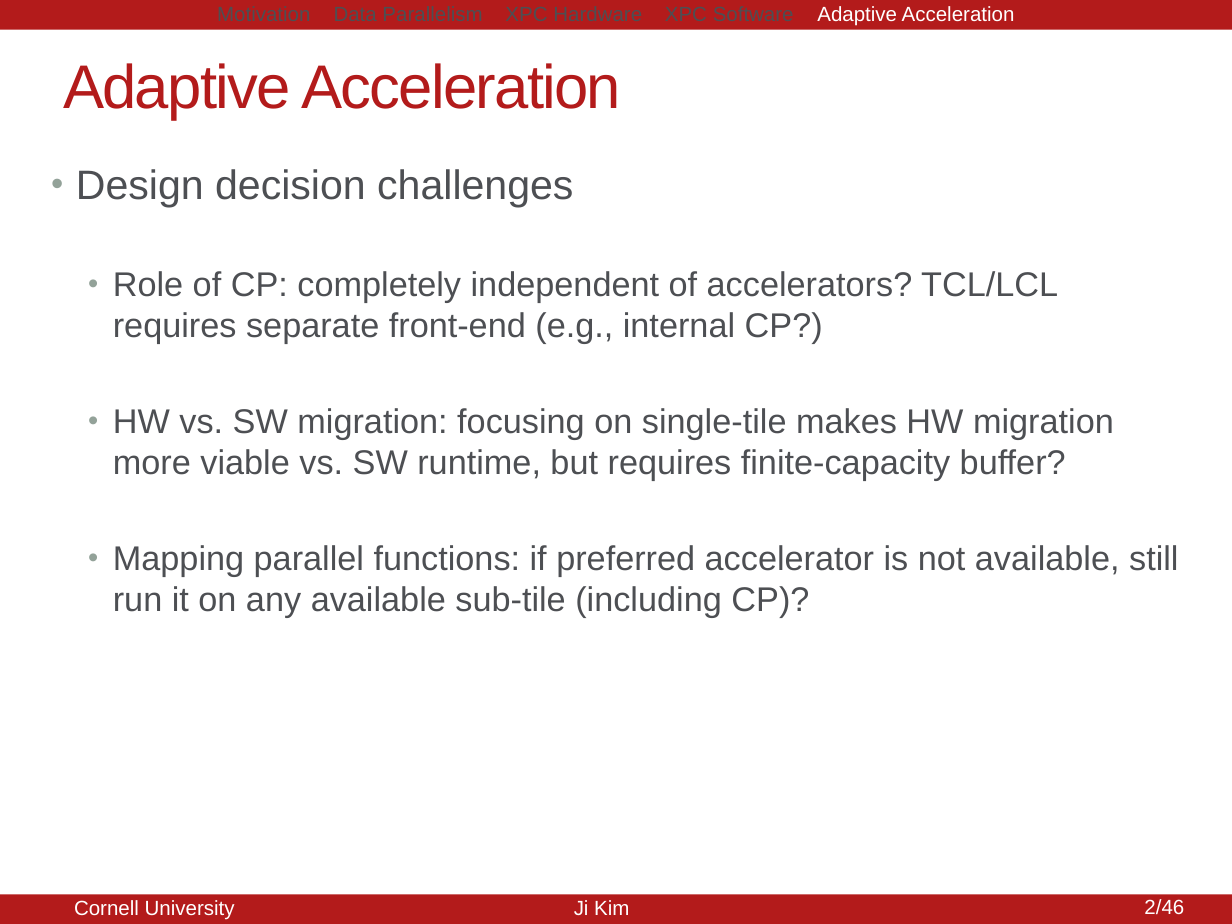
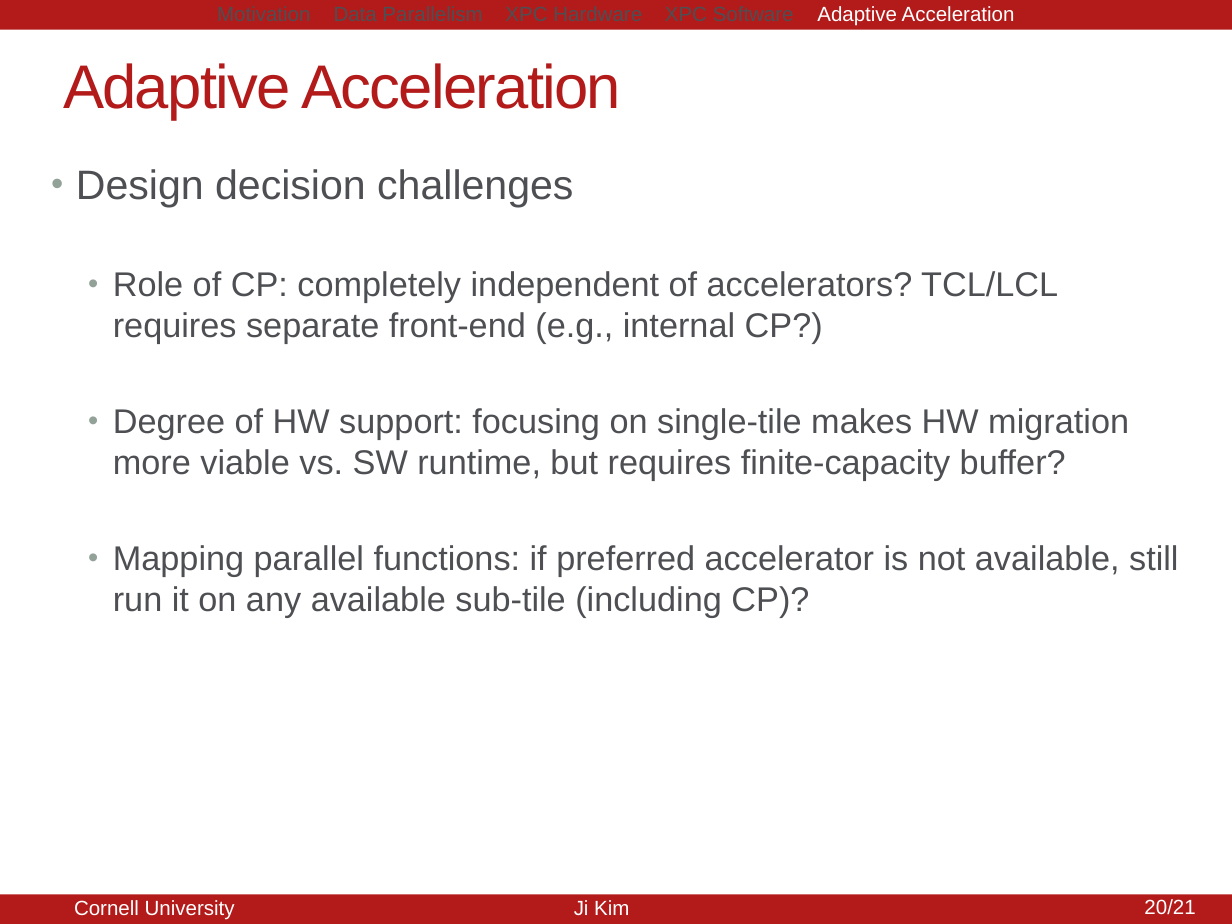
Before and after one commit to jyk46/presentation-brg-xpc, a slide deck: slide 20 of xpc-mtg-091914.pptx (slide 19 before the commit). Drawn at 1232x924 pixels with LibreOffice and Linux fonts; fonts in the diff are those of the drawing. Boxes give left, top, right and bottom in pixels: in the first picture for what was removed or moved away, otherwise in the second. Text is boxed around its words. In the diff, an @@ line names an element or a change of style, - is before the commit and + after.

```diff
--- a/xpc-mtg-091914.pptx
+++ b/xpc-mtg-091914.pptx
@@ text at box(113, 408, 1129, 481): text changed @@
-  • HW vs. SW migration: focusing on single-tile makes HW migration more viable vs. SW runtime, but requires finite-capacity buffer?
+  • Degree of HW support: focusing on single-tile makes HW migration more viable vs. SW runtime, but requires finite-capacity buffer?
@@ text at box(1144, 899, 1195, 915): text changed @@
-2/46
+20/21
@@ page number at box(1139, 900, 1190, 915): text changed @@
-19/20
+20/21
```
Also in this commit, not shown: 19 other slides changed, 1 slide added.
